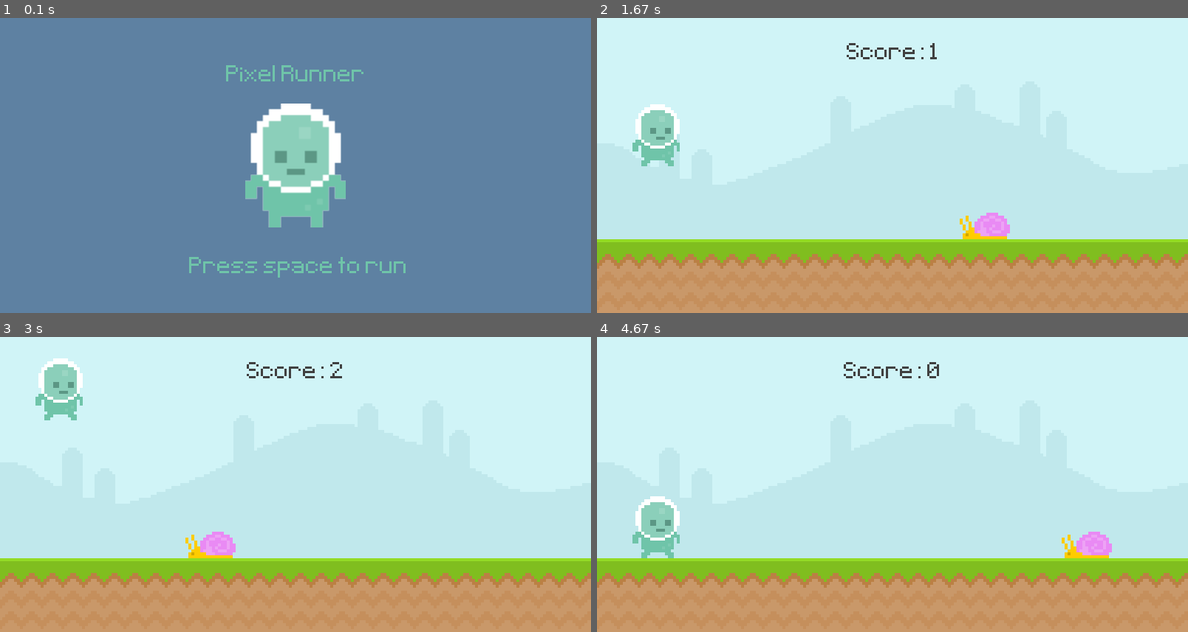
Above: before the commit, frames 1-4 (two rows, left to right).
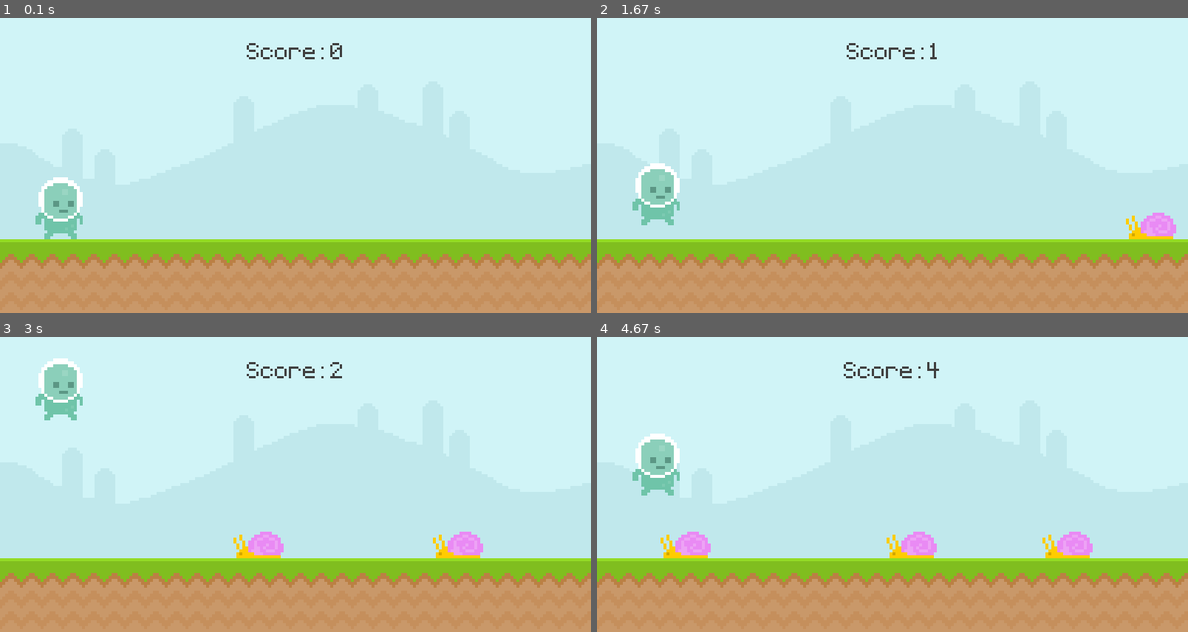
Above: after the commit, the same moments.

Repository: SztGellert/PygameProject
Game: pygame game, started from main.py
The game is run twice, just before and just after one commit, with the same random seed, the same clock (stepped at 60 frames per second) and the same inputs.
Inputs:
- Up to frame 1 (0.1 s): no input
- Up to frame 2 (1.67 s): tap Space at 0.33, 0.73, 1.03, 1.57 s
- Up to frame 3 (3 s): tap Space at 1.87, 2.63 s
- Up to frame 4 (4.67 s): tap Space at 3.4, 3.8, 4.1 s

The runs differ from the first frame. In frame 1, 100% of the frame differs, in the area x 0-100%, y 0-100%; in frame 2, 3.6%; in frame 3, 1.7%; in frame 4, 4.3%.

Commit message:
spawn obstacles

Diff:
--- a/main.py
+++ b/main.py
@@ -1,4 +1,5 @@
 import math
+import random
 import time
 
 import pygame
@@ -10,6 +11,17 @@
     score_rect = score_surf.get_rect(center = (400,50))
     screen.blit(score_surf, score_rect)
     return current_time
+
+def obstacle_movement(obstacle_list):
+    if obstacle_list:
+        for obstacle_rect in obstacle_list:
+            obstacle_rect.x -= 5
+
+            screen.blit(snail_surface, obstacle_rect)
+
+        return obstacle_list
+    else:
+        return []
 
 if __name__ == '__main__':
     game_active = True
@@ -35,6 +47,11 @@
 
     game_msg = test_font.render('Press space to run', False, (111,196,169))
     game_msg_rect = game_name.get_rect(center = (350 , 340))
+
+    obstacle_timer = pygame.USEREVENT + 1
+    pygame.time.set_timer(obstacle_timer, 900)
+
+    obstacle_rect_list = []
 
     player_gravity = 0
     score = 0
@@ -62,19 +79,22 @@
                         game_active = True
                         snail_rect.right=800
                         start_time =  int(pygame.time.get_ticks() / 1000)
+            if event.type == obstacle_timer and game_active:
+                obstacle_rect_list.append(snail_surface.get_rect(bottomright = (random.randint(900,1100), 300)))
         if game_active:
 
             screen.blit(sky_surface, (0,0))
             screen.blit(ground_surface, (0,300))
             score = display_score()
-            if snail_rect.right < 0: snail_rect.left = 800
-            screen.blit(snail_surface, snail_rect)
-            snail_rect.left -= 3
+
+
             player_gravity += 1
             player_rect.y += player_gravity
             if player_rect.bottom >= 300:
                 player_rect.bottom = 300
             screen.blit(player_surf, player_rect)
+
+            obstacle_rect_list = obstacle_movement(obstacle_rect_list)
 
             if snail_rect.colliderect(player_rect):
                 game_active = False
@@ -87,10 +107,8 @@
             screen.blit(game_name, game_name_rect)
             screen.blit(player_stand, player_stand_rect)
 
-            if score == 0:
-                screen.blit(game_msg, game_msg_rect)
-            else:
-                screen.blit(score_msg, score_msg_rect)
+            if score == 0: screen.blit(game_msg, game_msg_rect)
+            else: screen.blit(score_msg, score_msg_rect)
 
 
         pygame.display.update()
